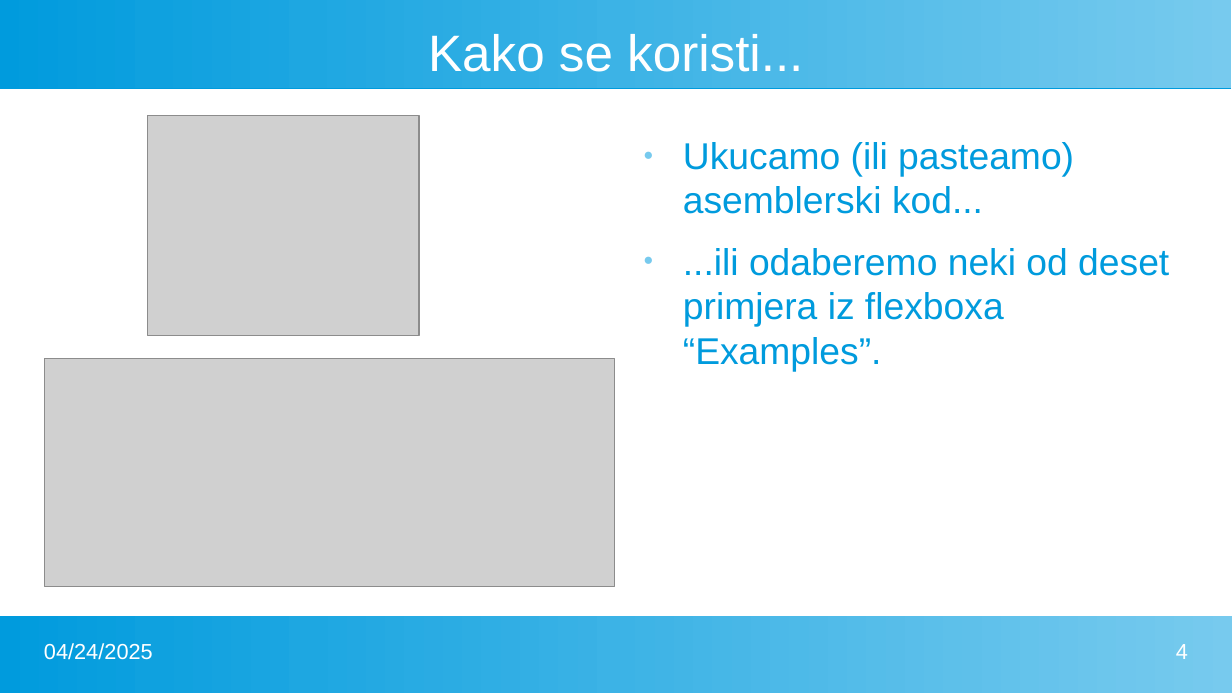
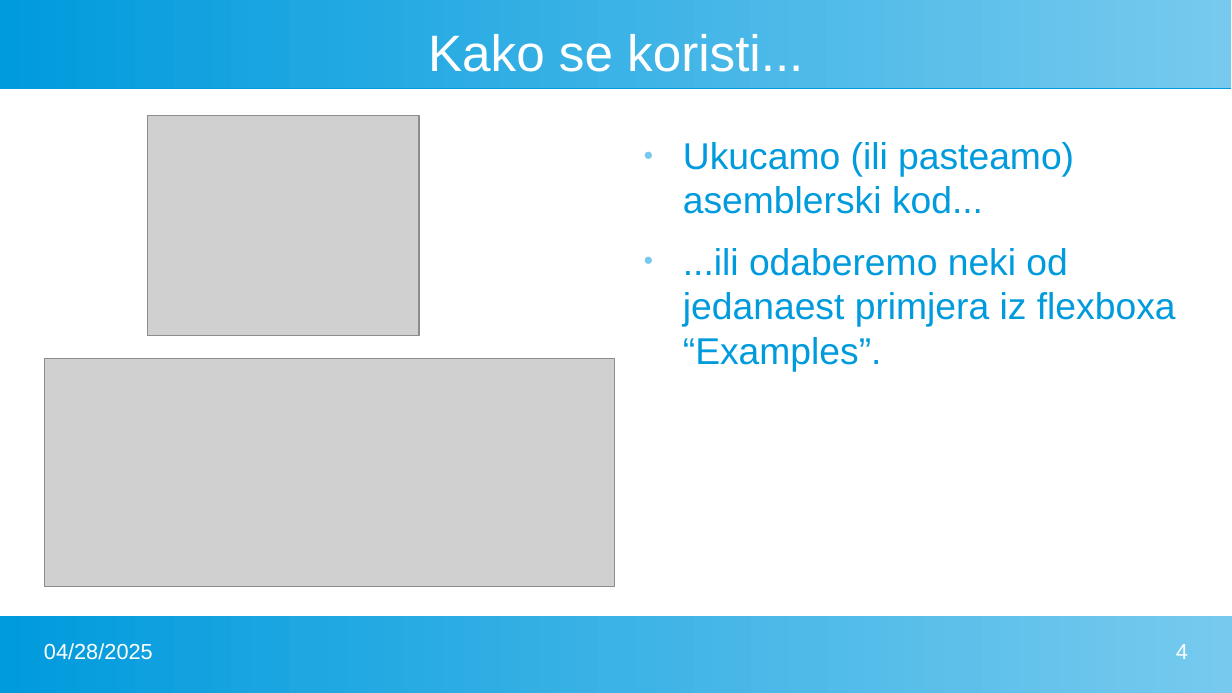
Before and after one commit to FlatAssembler/PicoBlaze_Simulator_in_JS, a slide deck: slide 4 of seminar/PicoBlaze.pptx. Drawn at 1232x693 pixels with LibreOffice and Linux fonts; fonts in the diff are those of the drawing; grey boxes stand for pictures. Boxes give left, top, right and bottom in pixels: in the first picture for what was removed or moved away, otherwise in the second. Text is boxed around its words. In the diff, an @@ line names an element or a change of style, - is before the commit and + after.

```diff
--- a/seminar/PicoBlaze.pptx
+++ b/seminar/PicoBlaze.pptx
@@ text at [683, 248, 1176, 372]: text changed @@
-● ...ili odaberemo neki od deset primjera iz flexboxa “Examples”.
+● ...ili odaberemo neki od jedanaest primjera iz flexboxa “Examples”.
@@ text at [44, 643, 153, 660]: text changed @@
-04/24/2025
+04/28/2025
```
Also in this commit, not shown: 25 other slides changed, 1 slide added, 1 other file.
